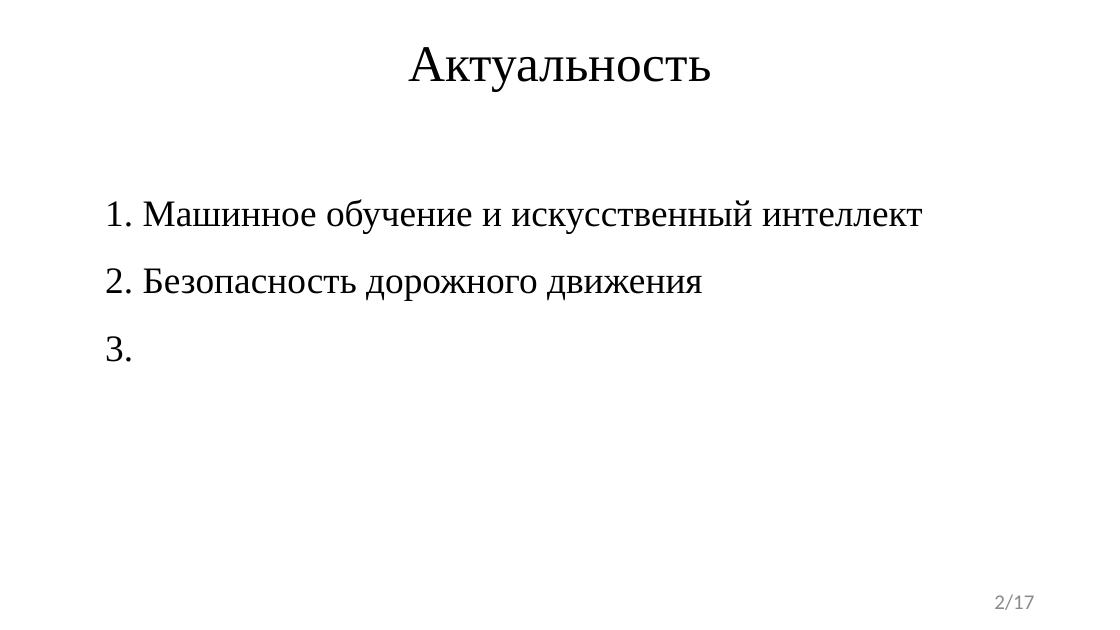
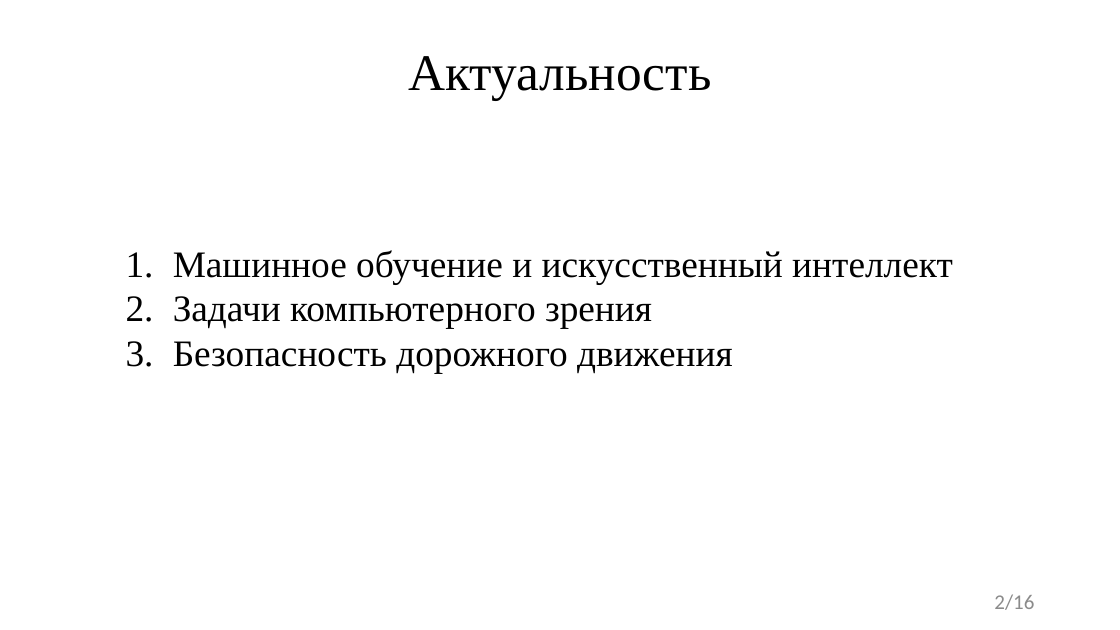
Before and after one commit to FaceMan01/Homework, a slide deck: slide 2 of ВКР/Презентация ВКР.pptx. Drawn at 1120x630 pixels with LibreOffice and Linux fonts; fonts in the diff are those of the drawing. Boxes give left, top, right and bottom in pixels: in the first picture for what was removed or moved away, otherwise in the second. Text is boxed around its words. In the diff, an @@ line names an element or a change of style, - is before the commit and + after.

```diff
--- a/ВКР/Презентация ВКР.pptx
+++ b/ВКР/Презентация ВКР.pptx
@@ title "Актуальность": place and size @@
-title "Актуальность" at <box>408,47,711,92</box>
+title "Актуальность" at <box>408,56,711,101</box>
@@ text at <box>173,250,953,373</box>: text changed @@
-1. Машинное обучение и искусственный интеллект
-2. Безопасность дорожного движения
-3.
+1. Машинное обучение и искусственный интеллект
+2. Задачи компьютерного зрения
+3. Безопасность дорожного движения
@@ page number at <box>994,594,1034,610</box>: text changed @@
-2/17
+2/16
```
Also in this commit, not shown: 3 other slides changed, 9 slides added, 6 slides removed, 2 other files.
